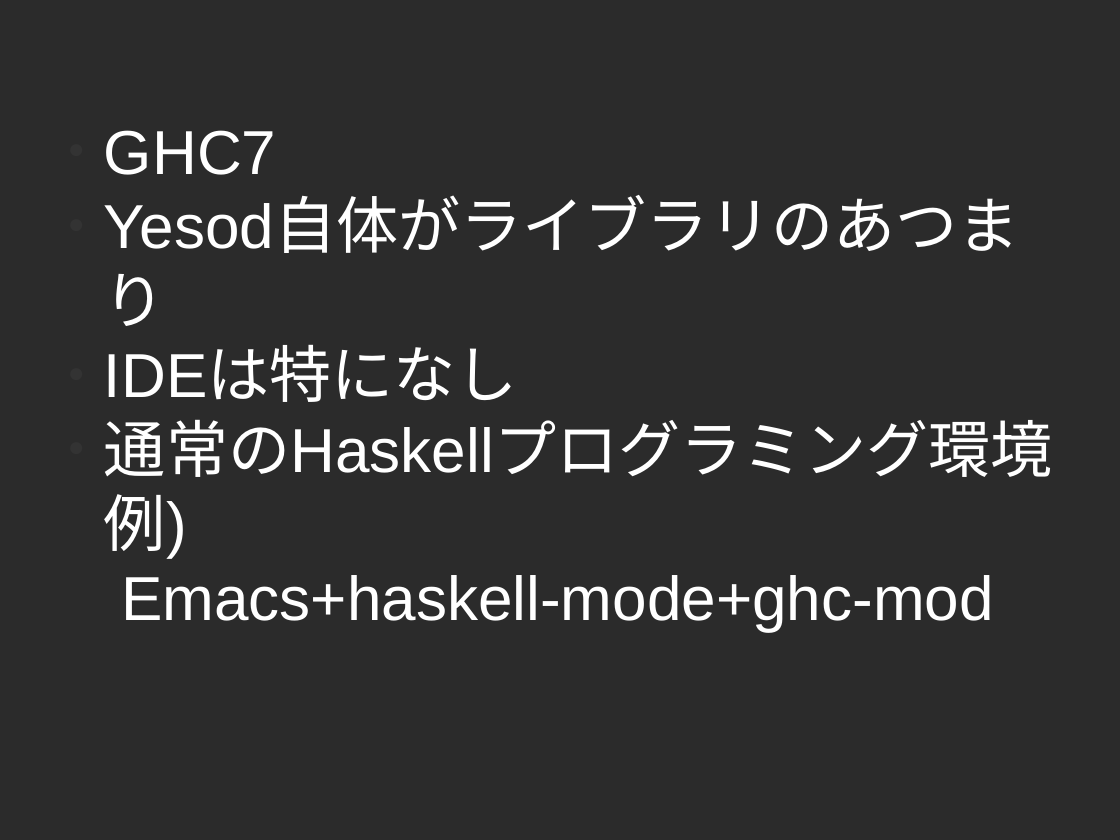
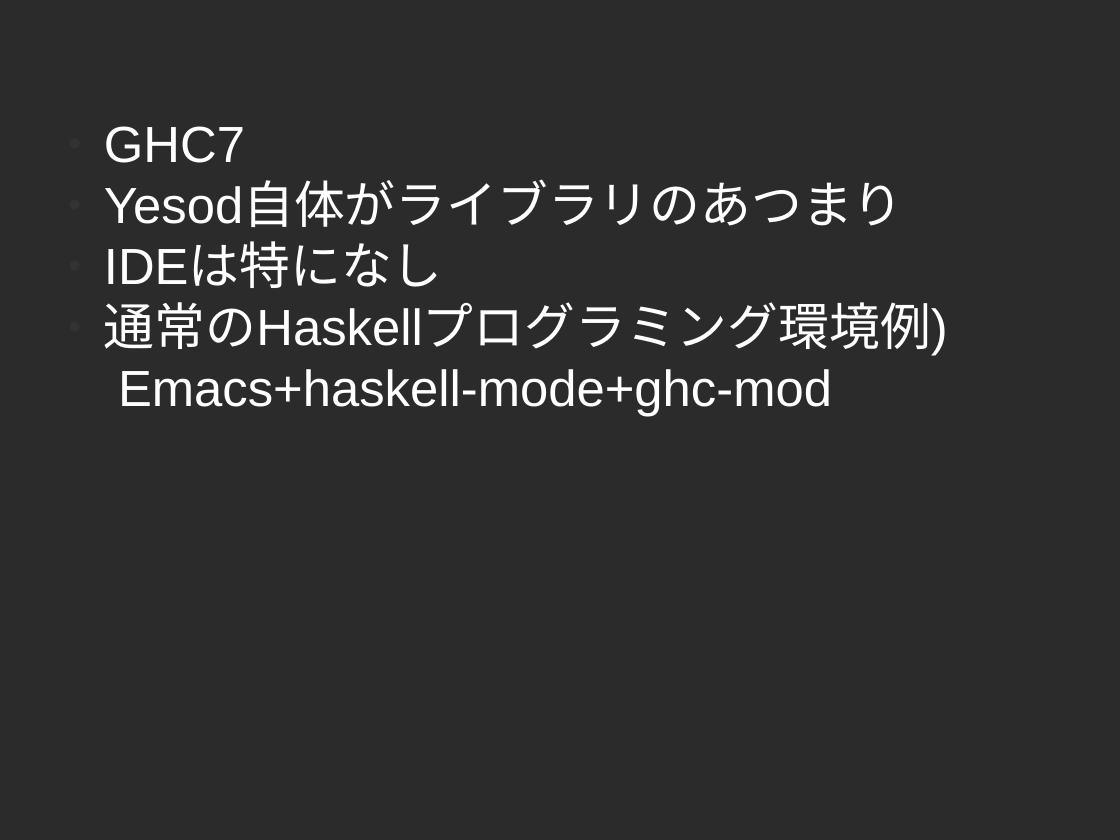
Before and after one commit to cutsea110/cross-slide, a slide deck: slide 7 of CROSS-Yesod.odp. Drawn at 1120x840 pixels with LibreOffice and Linux fonts; fonts in the diff are those of the drawing; background and template pictures are left out; a plain dark background stands for a picture behind light text. Boxes give left, top, right and bottom in pixels: in the first picture for what was removed or moved away, otherwise in the second. Text is boxed around its words. In the diff, an @@ line names an element or a change of style, - is before the commit and + after.

```diff
--- a/CROSS-Yesod.odp
+++ b/CROSS-Yesod.odp
@@ text "GHC7" at [104,126,948,417]: size 44 to 36 pt @@
```
Also in this commit, not shown: 1 slide added, 1 slide removed, 1 other file.
